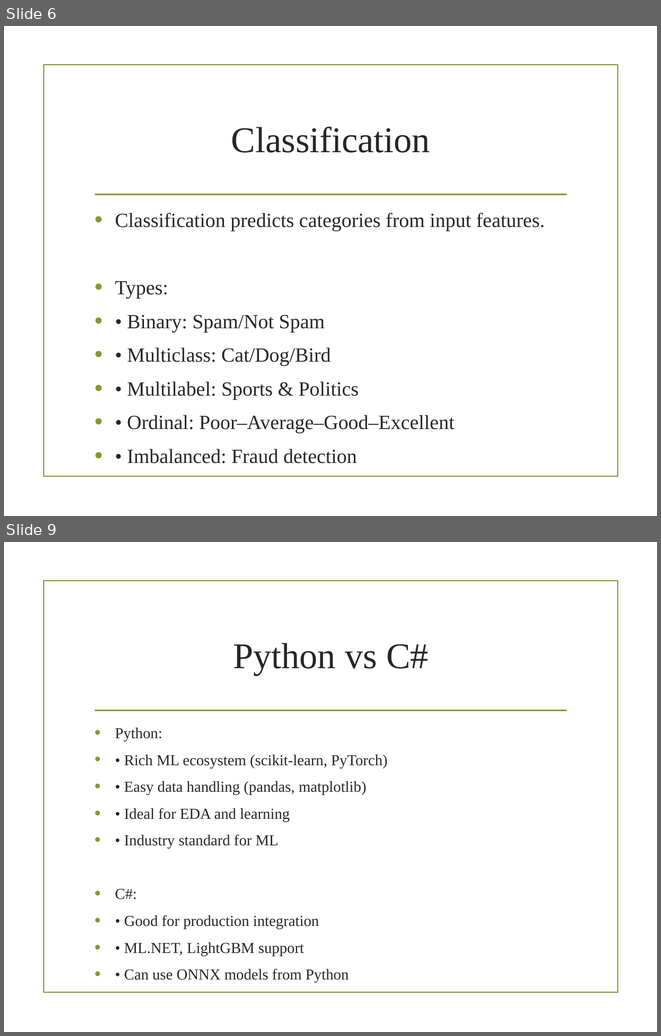
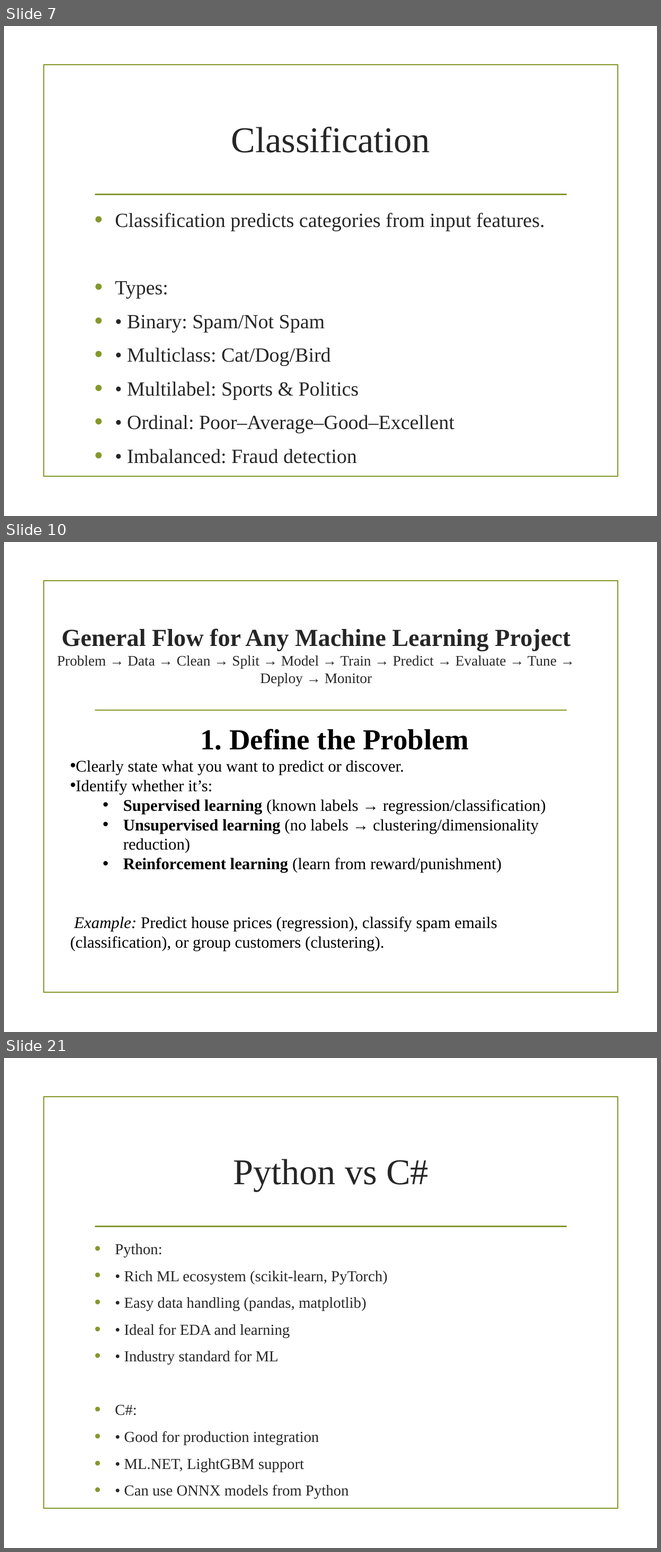
Before and after one commit to gecezeeshan/QuickRef, a slide deck: DataScience/Machine_Learning_Overview.pptx. Shown one above the other, each under a label of ours: slides 6 and 9 before the commit, slides 7, 10 and 21 after it; the slides between them are not shown. The pictures are 661x1036 and 661x1552 pixels, drawn with LibreOffice and Linux fonts; fonts in the diff are those of the drawing; background and template pictures are left out. Boxes give left, top, right and bottom in pixels: in the first picture for what was removed or moved away, otherwise in the second. Text is boxed around its words. In the diff, an @@ line names an element or a change of style, - is before the commit and + after.

```diff
--- a/DataScience/Machine_Learning_Overview.pptx
+++ b/DataScience/Machine_Learning_Overview.pptx
@@ slide 10 added at [4, 542, 657, 1032], background picture (left out); not listed: 2 template elements that a slide beside it also shows @@
@@ title added at [57, 628, 571, 686], 16 pt, text #262626 @@
+General Flow for Any Machine Learning Project
+Problem → Data → Clean → Split → Model → Train → Predict → Evaluate → Tune → Deploy → Monitor
@@ text added at [70, 729, 546, 951], 18 pt, text #000000 @@
+1. Define the Problem
+• Clearly state what you want to predict or discover.
+• Identify whether it’s:
+  • Supervised learning (known labels → regression/classification)
+  • Unsupervised learning (no labels → clustering/dimensionality reduction)
+  • Reinforcement learning (learn from reward/punishment)
+Example: Predict house prices (regression), classify spam emails (classification), or group customers (clustering).
@@ what was slide 6 is now slide 7 @@
@@ what was slide 9 is now slide 21 @@
```
Also in this commit, not shown: 5 slides changed, 12 other slides added, 1 slide removed, 4 other files.
